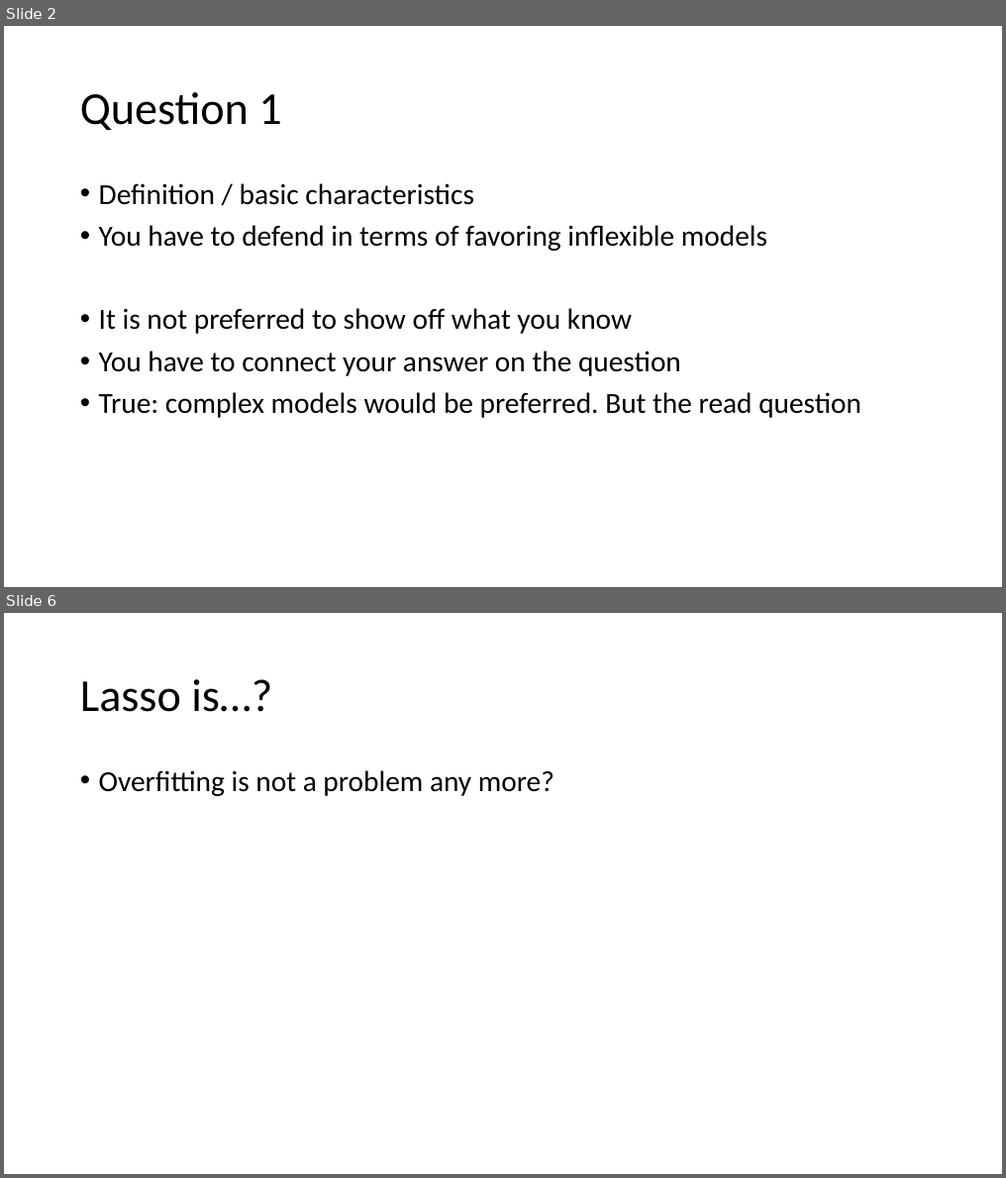
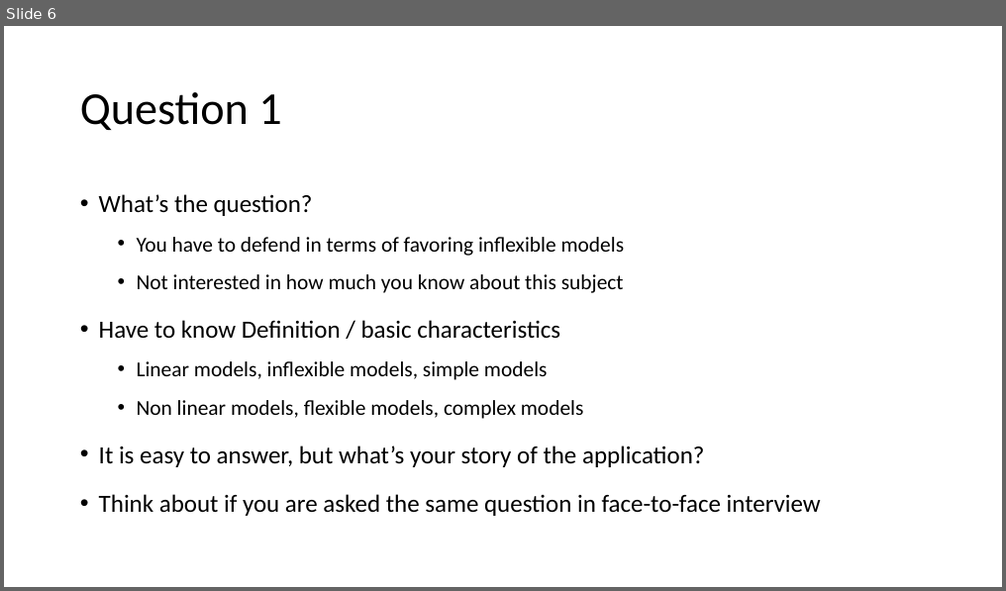
Before and after one commit to YeabinMoonEcon/BUS211, a slide deck: BUS212_ADA/exam/thoughts.pptx. Shown one above the other, each under a label of ours: slides 2 and 6 before the commit, slide 6 after it; the slides between them are not shown. The pictures are 1006x1178 and 1006x591 pixels, drawn with LibreOffice and Linux fonts; fonts in the diff are those of the drawing. Boxes give left, top, right and bottom in pixels: in the first picture for what was removed or moved away, otherwise in the second. Text is boxed around its words. In the diff, an @@ line names an element or a change of style, - is before the commit and + after.

```diff
--- a/BUS212_ADA/exam/thoughts.pptx
+++ b/BUS212_ADA/exam/thoughts.pptx
@@ slide 6 removed at (4,613,1002,1174), background #FFFFFF @@
@@ title removed at (80,679,272,712) @@
-Lasso is…?
@@ text removed at (99,770,554,796) @@
-• Overfitting is not a problem any more?
@@ what was slide 2 is now slide 6 @@
@@ slide 6 changed as well @@
@@ text at (99,194,313,216): text changed; size 28 to 23.8 pt @@
-• Definition / basic characteristics
+• What’s the question?
@@ text at (137,237,625,256): size 28 to 20.4 pt in "You have to defend in terms of ..."; list level 1 to 2 in "You have to defend in ..."; line spacing 0.9 to 1.3 @@
@@ text at (99,274,821,516): text changed; size 28 to 23.8 pt @@
-• It is not preferred to show off what you know
-• You have to connect your answer on the question
-• True: complex models would be preferred. But the read question
+  • Not interested in how much you know about this subject
+• Have to know Definition / basic characteristics
+  • Linear models, inflexible models, simple models
+  • Non linear models, flexible models, complex models
+• It is easy to answer, but what’s your story of the application?
+• Think about if you are asked the same question in face-to-face interview
```
Also in this commit, not shown: 3 other slides changed, 10 slides added, 1 other slide removed, 7 other files.
